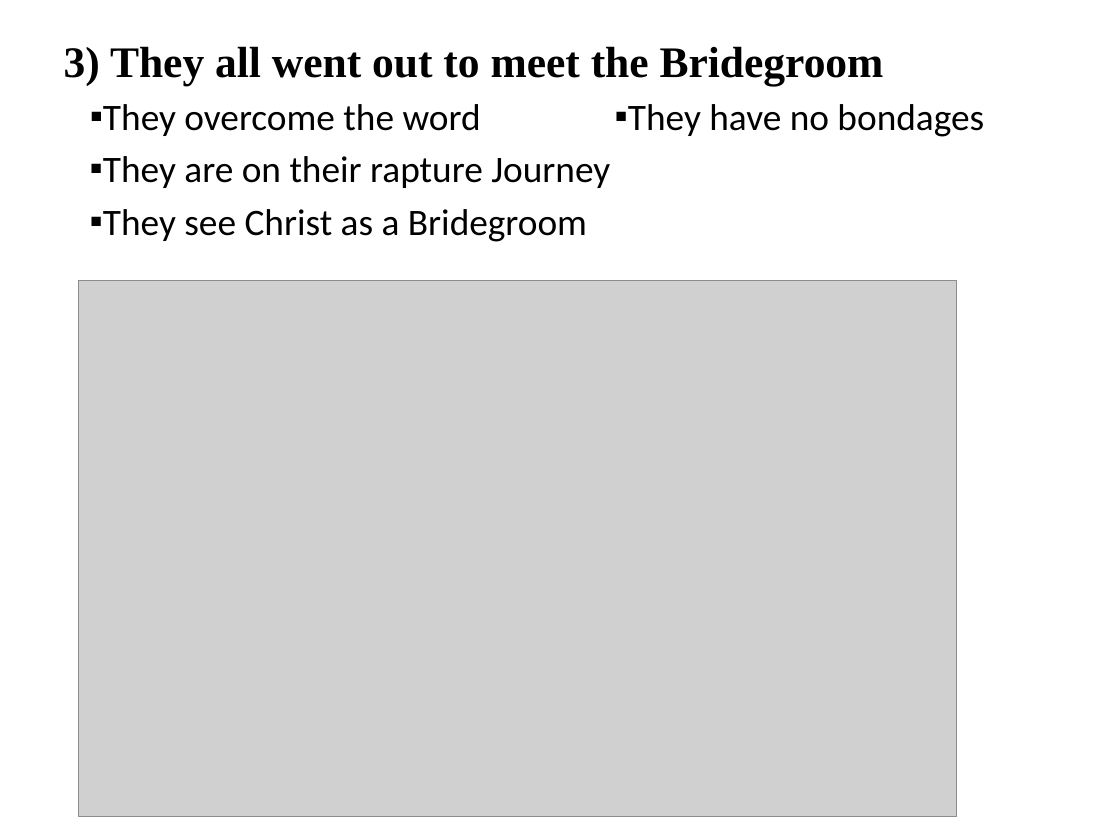
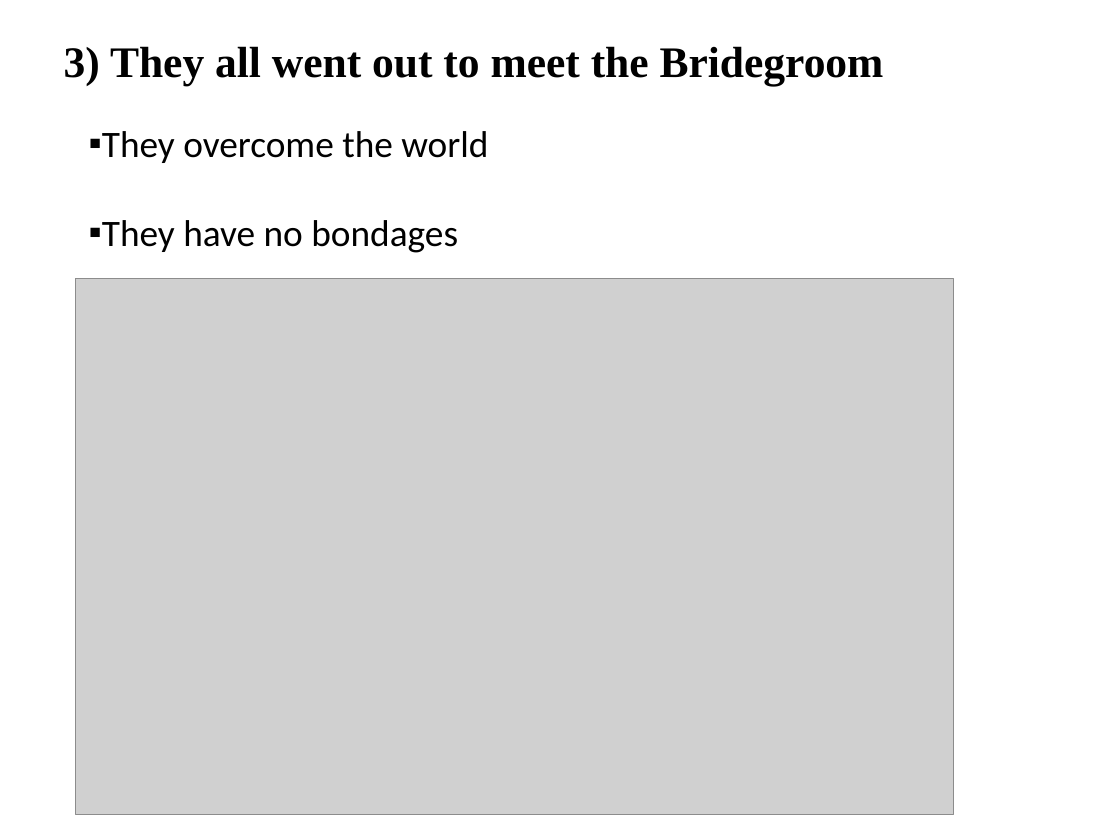
Before and after one commit to GOVARTHANAN123/Time, a slide deck: slide 9 of singapore_presentation2.pptx (slide 8 before the commit). Drawn at 1120x840 pixels with LibreOffice and Linux fonts; fonts in the diff are those of the drawing; grey boxes stand for pictures. Boxes give left, top, right and bottom in pixels: in the first picture for what was removed or moved away, otherwise in the second. Text is boxed around its words. In the diff, an @@ line names an element or a change of style, - is before the commit and + after.

```diff
--- a/singapore_presentation2.pptx
+++ b/singapore_presentation2.pptx
@@ text removed at [628, 104, 984, 137] @@
-▪ They have no bondages
@@ text at [102, 131, 488, 253]: text changed @@
-▪ They overcome the word
+▪ They overcome the world
+▪ They have no bondages
@@ text removed at [103, 156, 610, 188] @@
-▪ They are on their rapture Journey
@@ text removed at [103, 209, 587, 242] @@
-▪ They see Christ as a Bridegroom
@@ picture: place and size @@
-picture at [78, 281, 956, 818]
+picture at [76, 278, 954, 814]
```
Also in this commit, not shown: 5 other slides changed, 4 slides added, 2 other files.
